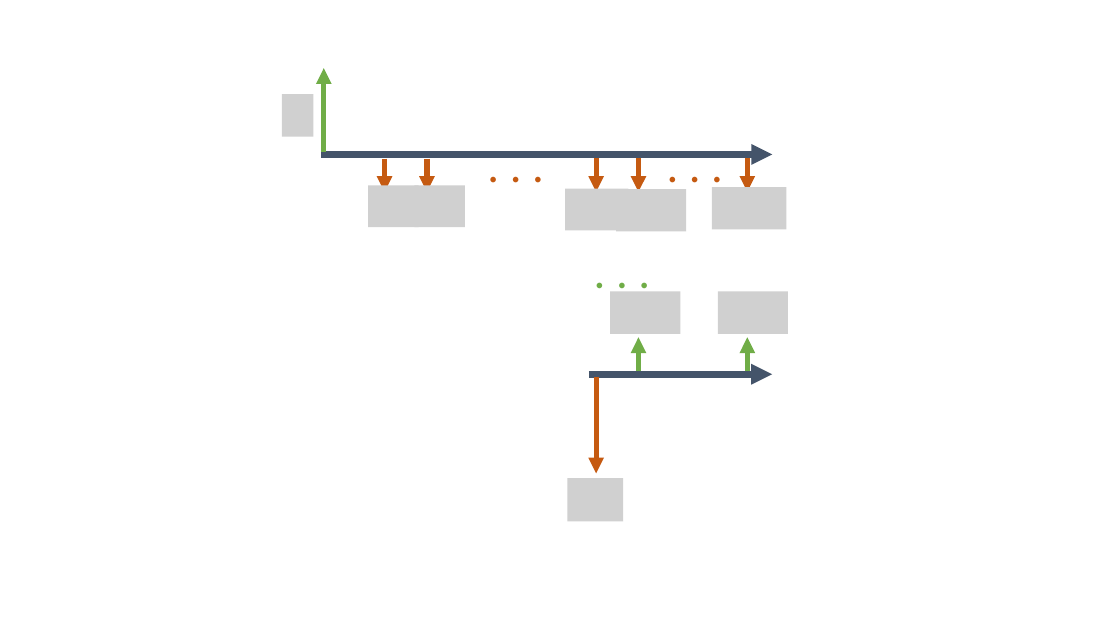
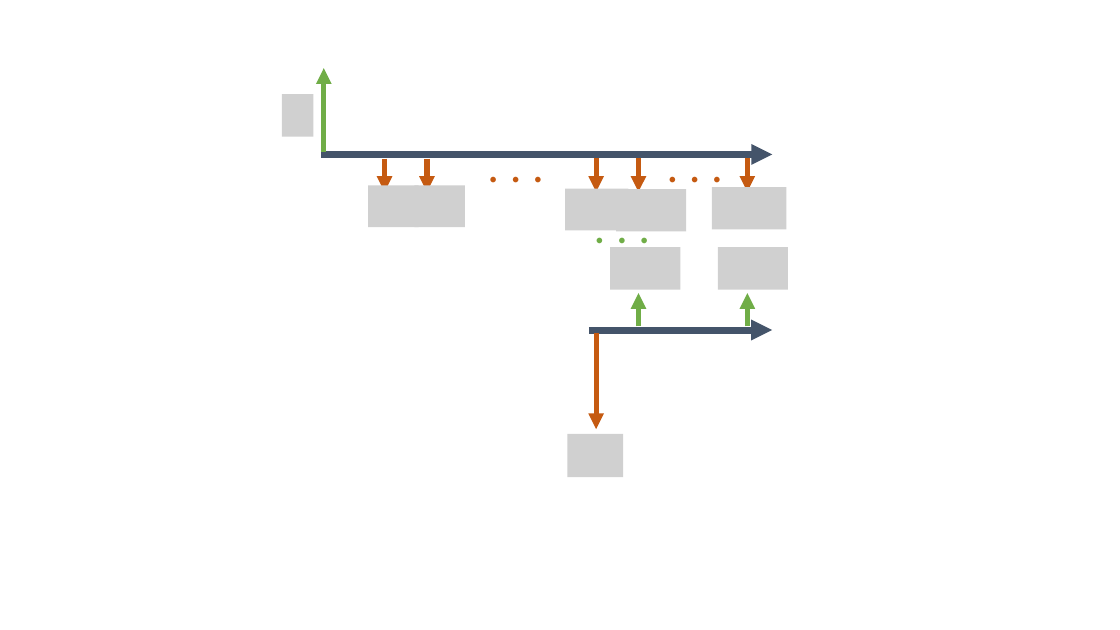
Before and after one commit to MarkusParhofer/master-defaultable-forwardrate-models, a slide deck: slide 3 of Vorstellung/VorstellungPics/PicturesForTalk.pptx. Drawn at 1120x630 pixels with LibreOffice and Linux fonts; fonts in the diff are those of the drawing; grey boxes stand for pictures. Boxes give left, top, right and bottom in pixels: in the first picture for what was removed or moved away, otherwise in the second. Text is boxed around its words. In the diff, an @@ line names an element or a change of style, - is before the commit and + after.

```diff
--- a/Vorstellung/VorstellungPics/PicturesForTalk.pptx
+++ b/Vorstellung/VorstellungPics/PicturesForTalk.pptx
@@ picture added at <box>610,247,681,289</box> @@
@@ picture added at <box>718,247,789,289</box> @@
@@ picture removed at <box>610,292,681,334</box> @@
@@ picture removed at <box>718,292,789,334</box> @@
@@ 4 arrows, 1 text: place and size @@
-4 arrows, 1 text at <box>589,334,772,474</box>
+4 arrows, 1 text at <box>589,290,772,429</box>
@@ picture added at <box>568,434,623,477</box> @@
@@ picture removed at <box>568,478,623,521</box> @@
```
Also in this commit, not shown: 15 other files.
